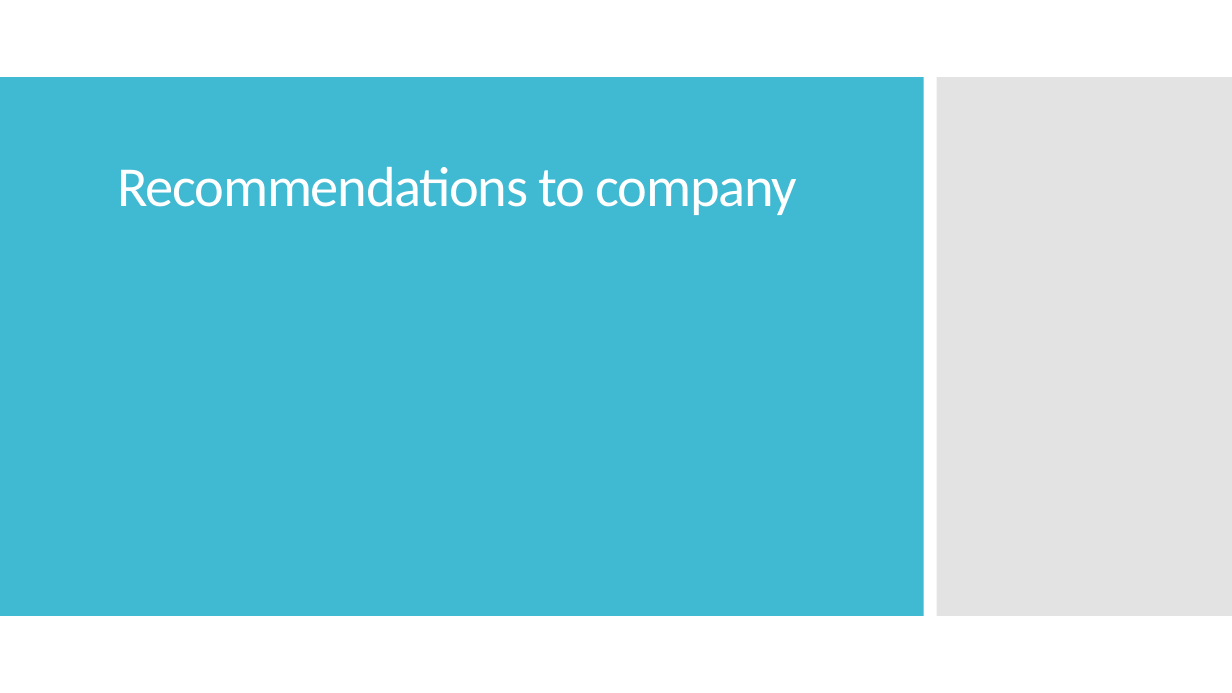
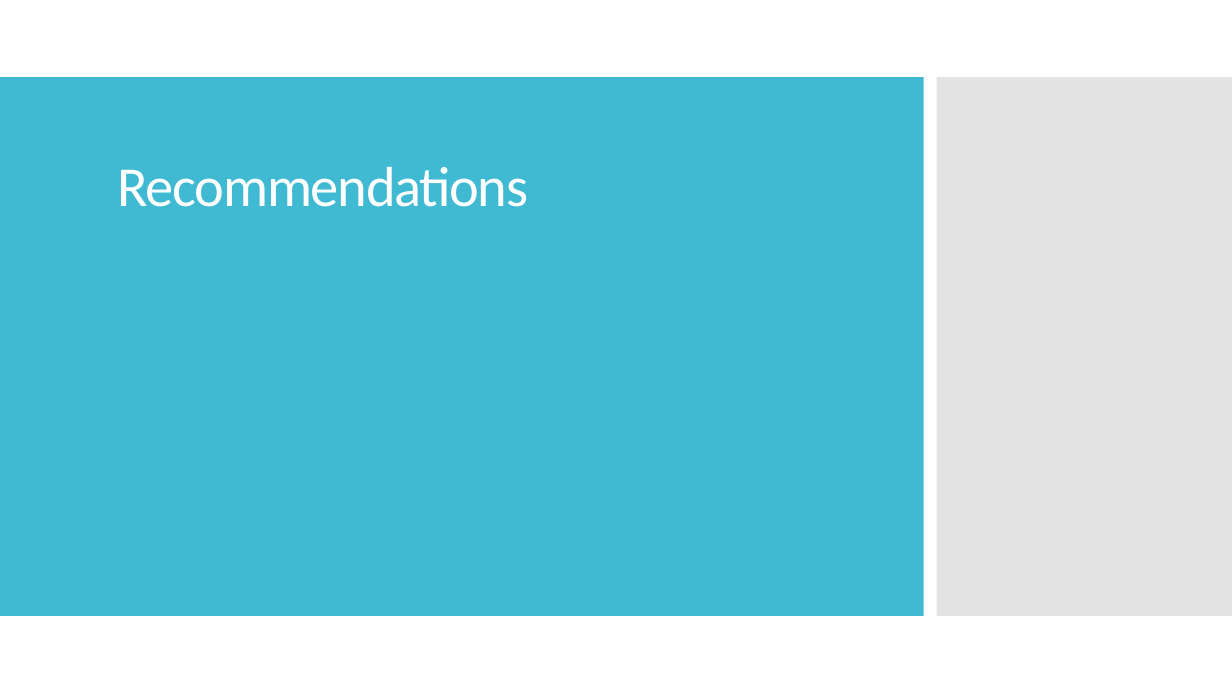
Before and after one commit to louiseshambrook/visit_scotland_final_project, a slide deck: slide 15 of presentation/visit_scotland_presentation.pptx (slide 16 before the commit). Drawn at 1232x693 pixels with LibreOffice and Linux fonts; fonts in the diff are those of the drawing. Boxes give left, top, right and bottom in pixels: in the first picture for what was removed or moved away, otherwise in the second. Text is boxed around its words. In the diff, an @@ line names an element or a change of style, - is before the commit and + after.

```diff
--- a/presentation/visit_scotland_presentation.pptx
+++ b/presentation/visit_scotland_presentation.pptx
@@ title at [117,167,528,207]: text changed @@
-Recommendations to company
+Recommendations
```
Also in this commit, not shown: 1 slide removed, 2 other files.
